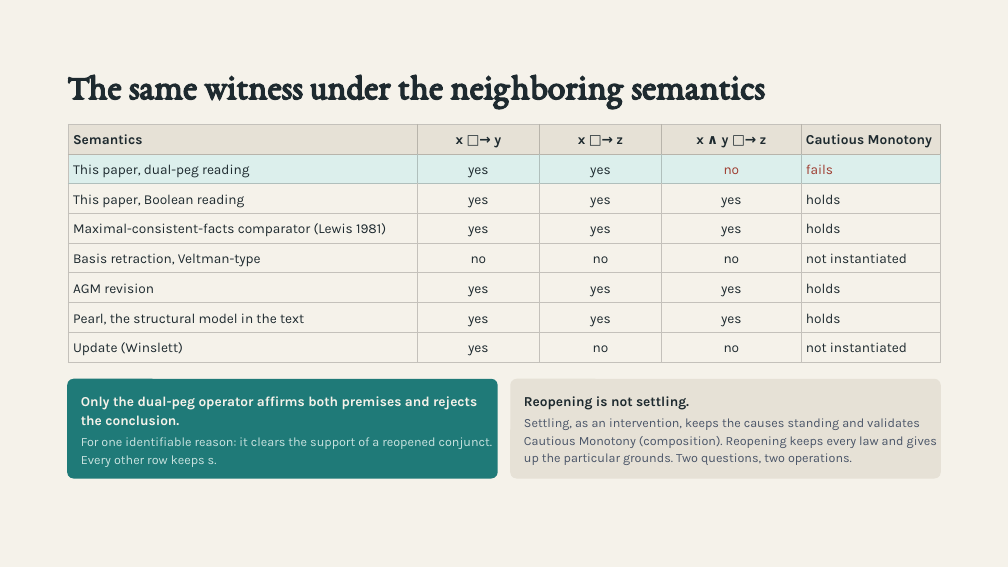
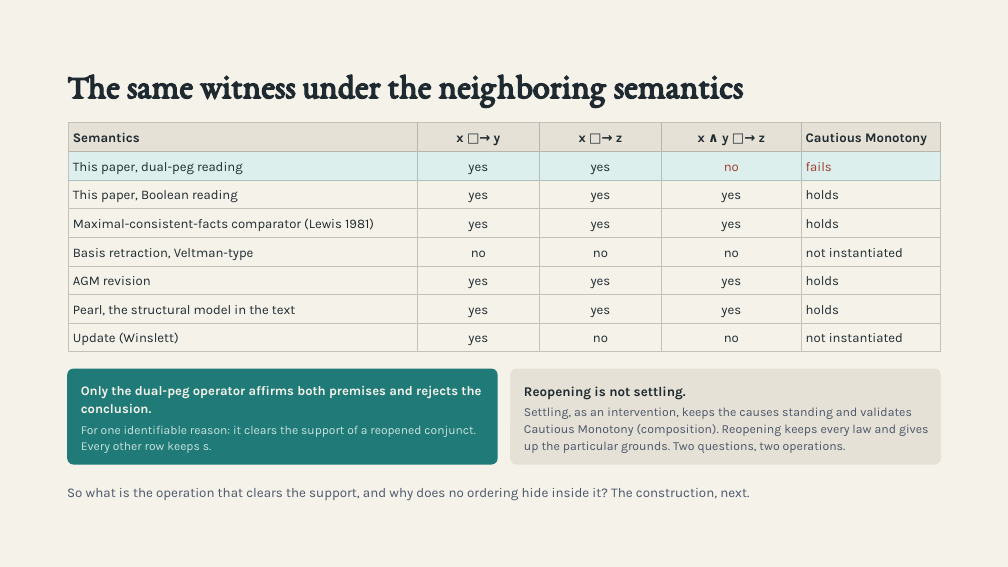
Before and after one commit to brunchwnewton/aethic-code, a slide deck: slide 4 of files/slides/counterfactuals/Counterfactuals Without the Ordering.pptx (slide 7 before the commit). Drawn at 1008x567 pixels with LibreOffice and Linux fonts; fonts in the diff are those of the drawing. Boxes give left, top, right and bottom in pixels: in the first picture for what was removed or moved away, otherwise in the second. Text is boxed around its words. In the diff, an @@ line names an element or a change of style, - is before the commit and + after.

Commit message:
slides updates

```diff
--- a/files/slides/counterfactuals/Counterfactuals Without the Ordering.pptx
+++ b/files/slides/counterfactuals/Counterfactuals Without the Ordering.pptx
@@ title "The same witness under the ..." at (67,74,744,107): size 34 to 32.9 pt; line spacing 37.4pt to 36.2pt @@
@@ table at (68,123,942,352) @@
@@ size 13 to 12.5 pt @@
@@ line spacing 18.2pt to 17.5pt @@
@@ rounded rectangle: place and size @@
-rounded rectangle at (67,379,498,479)
+rounded rectangle at (67,368,498,464)
@@ rounded rectangle at (67,368,498,464): proportions changed @@
@@ text "Only the dual-peg operator affirms ..." at (81,386,481,413): size 13 to 12.4 pt; line spacing 18.2pt to 17.4pt @@
@@ rounded rectangle at (510,368,941,464): proportions changed @@
@@ rounded rectangle: place and size @@
-rounded rectangle at (510,379,941,479)
+rounded rectangle at (510,368,941,464)
@@ text "Reopening is not settling." at (524,386,686,399): size 13 to 12.7 pt; line spacing 18.2pt to 17.7pt @@
@@ text "Settling, as an intervention, keeps ..." at (524,407,929,453): size 12 to 11.7 pt; line spacing 16.8pt to 16.4pt @@
@@ 4 texts: place and size @@
-4 texts at (81,396,937,467)
+4 texts at (81,386,929,453)
@@ text "For one identifiable reason: it ..." at (81,425,475,453): size 12 to 11.5 pt; line spacing 16.8pt to 16.1pt @@
@@ text added at (67,488,749,501), 12.7 pt, text #4A5568 @@
+So what is the operation that clears the support, and why does no ordering hide inside it? The construction, next.
```
Also in this commit, not shown: 1 other slide changed, 5 other files.
